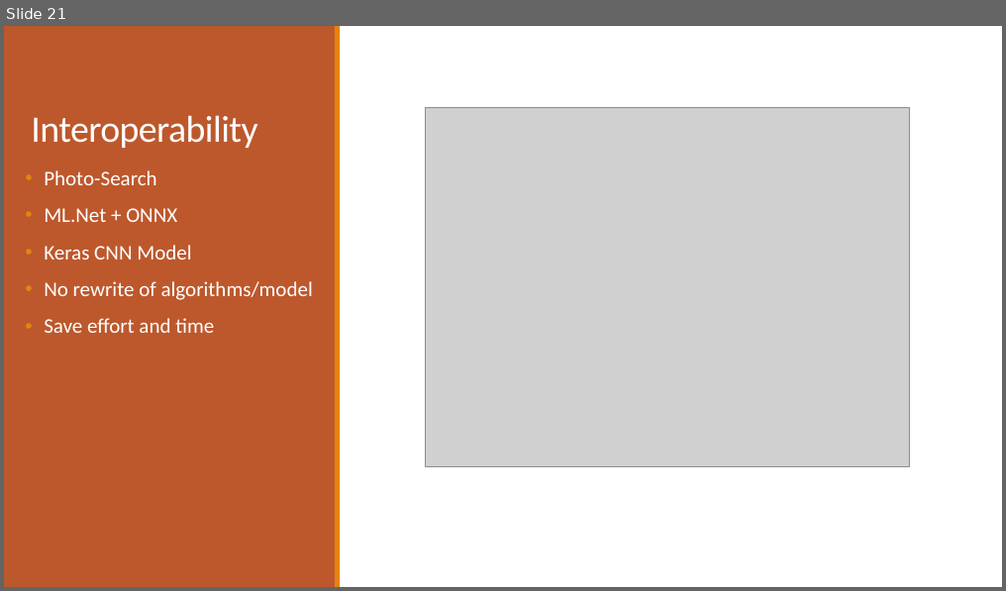
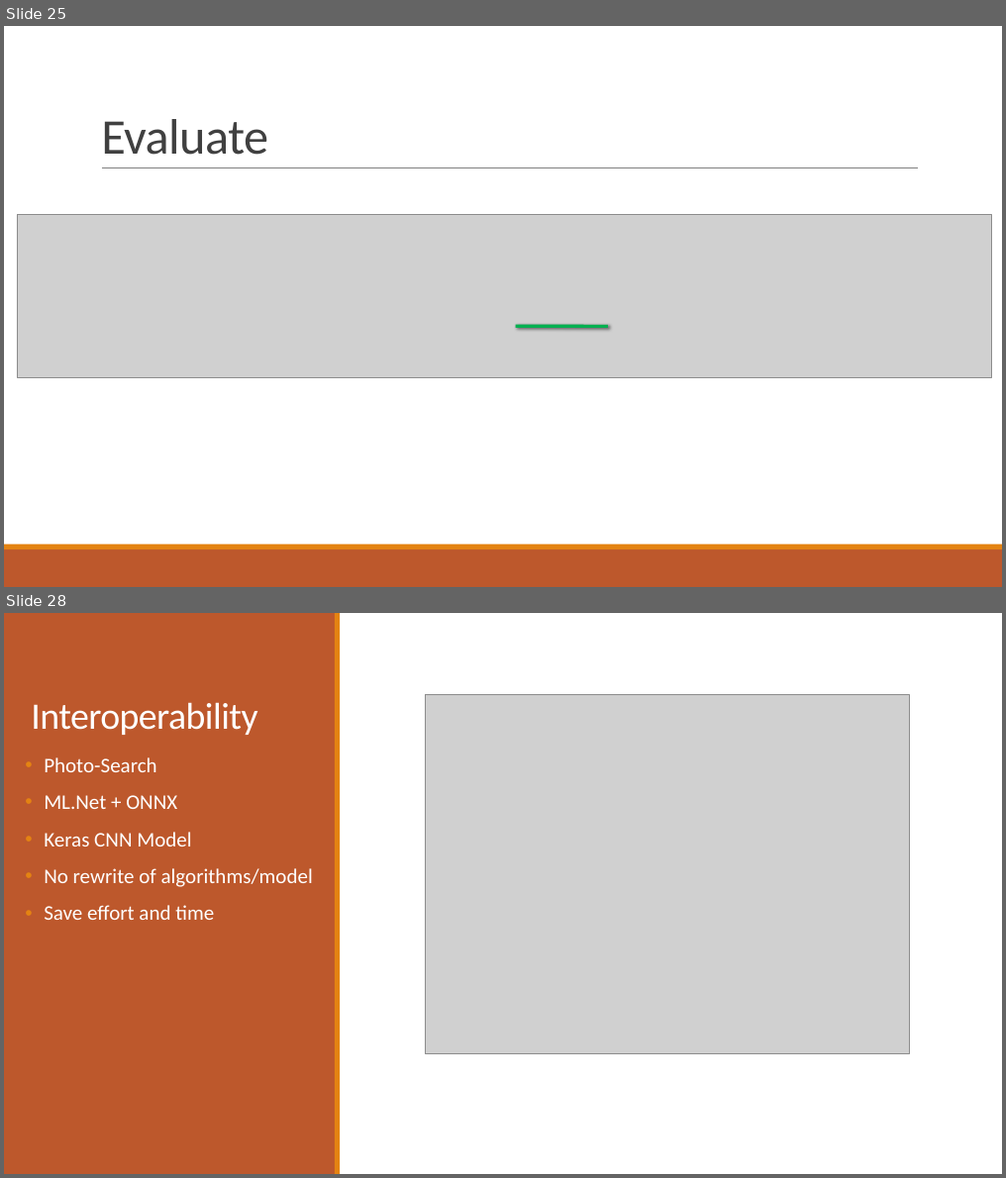
Before and after one commit to praveenraghuvanshi1512/AIML, a slide deck: Meetup_DotNet_10_Aug_2019/ML_Net_Praveen_Raghuvanshi_10_Aug_2019.pptx. Shown one above the other, each under a label of ours: slide 21 before the commit, slides 25 and 28 after it; the slides between them are not shown. The pictures are 1006x591 and 1006x1178 pixels, drawn with LibreOffice and Linux fonts; fonts in the diff are those of the drawing; grey boxes stand for pictures. Boxes give left, top, right and bottom in pixels: in the first picture for what was removed or moved away, otherwise in the second. Text is boxed around its words. In the diff, an @@ line names an element or a change of style, - is before the commit and + after.

```diff
--- a/Meetup_DotNet_10_Aug_2019/ML_Net_Praveen_Raghuvanshi_10_Aug_2019.pptx
+++ b/Meetup_DotNet_10_Aug_2019/ML_Net_Praveen_Raghuvanshi_10_Aug_2019.pptx
@@ slide 25 added at (4,26,1002,587), background #FFFFFF @@
@@ title added at (101,119,268,155), 48 pt, text #404040 @@
+Evaluate
@@ line added from (102, 169) to (918, 169), #808080 0.5 pt @@
@@ picture added at (17,215,992,377) @@
@@ line added from (515, 326) to (608, 326), #00B050 3 pt @@
@@ rectangle added at (4,550,1002,587), fill #BD582C @@
@@ rectangle added at (4,545,1002,550), fill #E48312 @@
@@ what was slide 21 is now slide 28 @@
```
Also in this commit, not shown: 6 other slides added.
